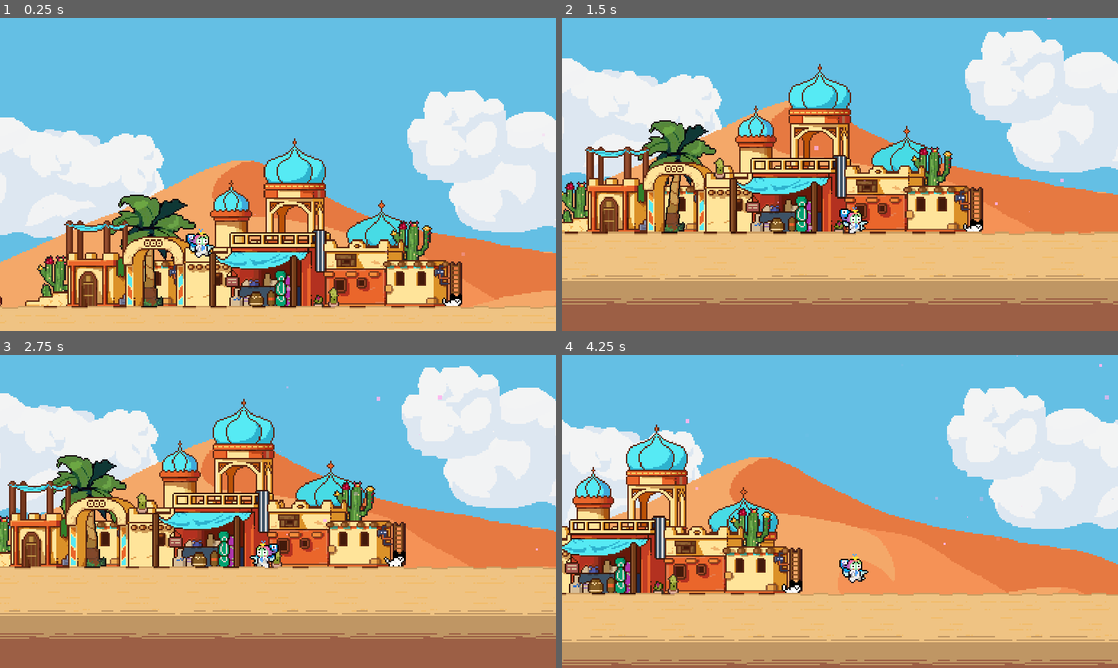
Above: before the commit, frames 1-4 (two rows, left to right).
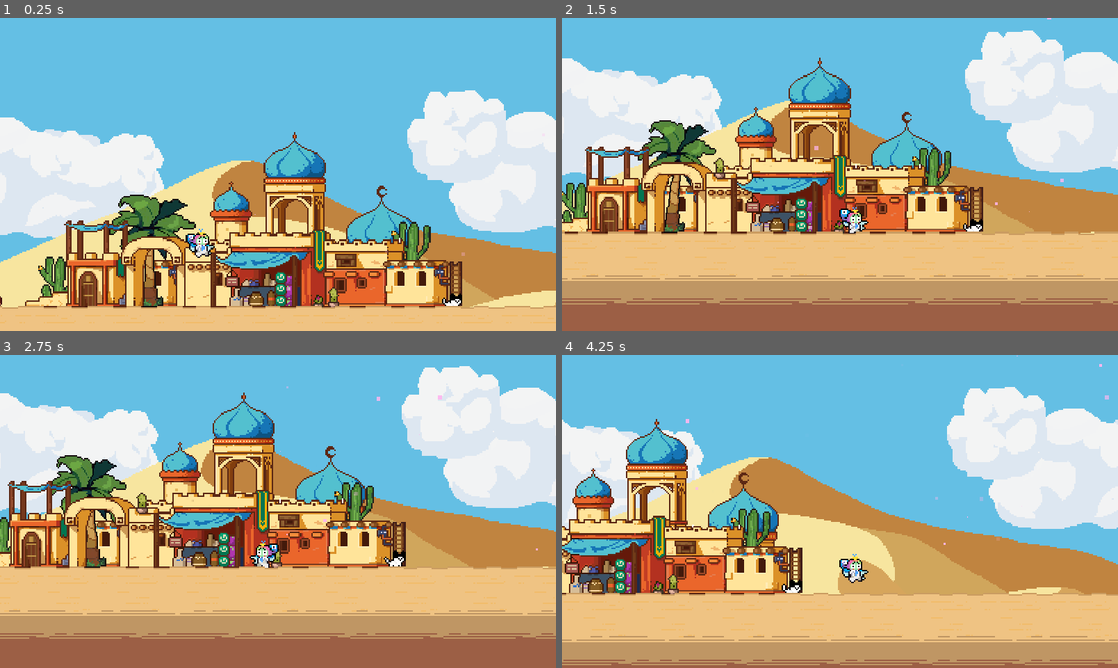
Above: after the commit, the same moments.

Repository: OMGMOCA/OpenSourceMocaGame
Game: Godot game, scene res://scene/level/level_moca_desert.tscn
Same seed, same stepped clock (60 frames per second), same inputs: the game is played once before the commit and once after it.
Inputs (mouse positions are in pixels of both pictures, inside the frame that each line leads up to):
- Up to frame 1 (0.25 s): no input
- Up to frame 2 (1.5 s): move the mouse to (962, 158) at 0.52 s; hold D (move_right) from 0.53 s (still down); click (962, 158) at 0.6 s; tap Space (jump) at 0.77 s; move the mouse to (728, 190) at 1.27 s; tap E (interact) at 1.35 s
- Up to frame 3 (2.75 s): tap Space (jump) at 1.52 s; move the mouse to (333, 442) at 2.02 s; release D (move_right) at 2.03 s; hold A (move_left) from 2.03 s (still down); click (333, 442) at 2.1 s
- Up to frame 4 (4.25 s): move the mouse to (812, 574) at 2.77 s; release A (move_left) at 2.78 s; hold D (move_right) from 2.78 s (still down); tap E (interact) at 2.85 s; click (812, 574) at 2.92 s; tap Space (jump) at 3.02, 3.77 s; move the mouse to (1006, 558) at 3.52 s; click (1006, 558) at 3.6 s

The runs differ from the first frame. In frame 1, 16% of the frame differs, in the area x 0-100%, y 36-93%; in frame 2, 14%; in frame 3, 14%; in frame 4, 22%, in the area x 0-100%, y 20-77%.

Commit message:
update desert scene sprite assets

Diff:
--- a/scene/level/level_moca_desert.tscn
+++ b/scene/level/level_moca_desert.tscn
@@ -23,6 +23,20 @@
 fill = 1
 fill_from = Vector2(0.504274, 0.487179)
 fill_to = Vector2(1, 1)
+
+[sub_resource type="Animation" id="Animation_tw45t"]
+length = 0.001
+tracks/0/type = "bezier"
+tracks/0/imported = false
+tracks/0/enabled = true
+tracks/0/path = NodePath(".:energy")
+tracks/0/interp = 1
+tracks/0/loop_wrap = true
+tracks/0/keys = {
+"handle_modes": PackedInt32Array(0),
+"points": PackedFloat32Array(1, -0.25, 0, 0.25, 0),
+"times": PackedFloat32Array(0)
+}
 
 [sub_resource type="Animation" id="Animation_6o0vm"]
 resource_name = "lightFlash"
@@ -41,20 +55,6 @@
 "times": PackedFloat32Array(0, 0.5, 1.5)
 }
 
-[sub_resource type="Animation" id="Animation_tw45t"]
-length = 0.001
-tracks/0/type = "bezier"
-tracks/0/imported = false
-tracks/0/enabled = true
-tracks/0/path = NodePath(".:energy")
-tracks/0/interp = 1
-tracks/0/loop_wrap = true
-tracks/0/keys = {
-"handle_modes": PackedInt32Array(0),
-"points": PackedFloat32Array(1, -0.25, 0, 0.25, 0),
-"times": PackedFloat32Array(0)
-}
-
 [sub_resource type="AnimationLibrary" id="AnimationLibrary_7g1ks"]
 _data = {
 "RESET": SubResource("Animation_tw45t"),
@@ -319,18 +319,18 @@
 texture = ExtResource("5_ijg46")
 sprite_index = 7
 
+[node name="buildings14" parent="background/Parallax/bg03" instance=ExtResource("4_ojj8a")]
+position = Vector2(-422, -37)
+texture = ExtResource("5_ijg46")
+sprite_index = 11
+
 [node name="buildings13" parent="background/Parallax/bg03" instance=ExtResource("4_ojj8a")]
 position = Vector2(-421, -22)
 texture = ExtResource("5_ijg46")
 sprite_index = 5
 
-[node name="buildings14" parent="background/Parallax/bg03" instance=ExtResource("4_ojj8a")]
-position = Vector2(-422, -37)
-texture = ExtResource("5_ijg46")
-sprite_index = 11
-
 [node name="buildings15" parent="background/Parallax/bg03" instance=ExtResource("4_ojj8a")]
-position = Vector2(-377, -34)
+position = Vector2(-377, -38)
 texture = ExtResource("5_ijg46")
 
 [node name="buildings16" parent="background/Parallax/bg03" instance=ExtResource("4_ojj8a")]
Binary file changed: assets/sprites/desert_town/sand_bg_l.png
Binary file changed: assets/sprites/desert_town/sand_bg_m.png
Binary file changed: assets/sprites/desert_town/sand_bg_s.png
Binary file changed: assets/sprites/desert_town/town_1024_8.png
Binary file changed: assets/sprites/desert_town/town_512_8.png
Not shown: 1 places in scene/scn_assets/platform/movable_platform.tscn that only renumber resources
Not shown: 1 places in scene/tilemap/tilemap_tmpl.tscn that only renumber resources
